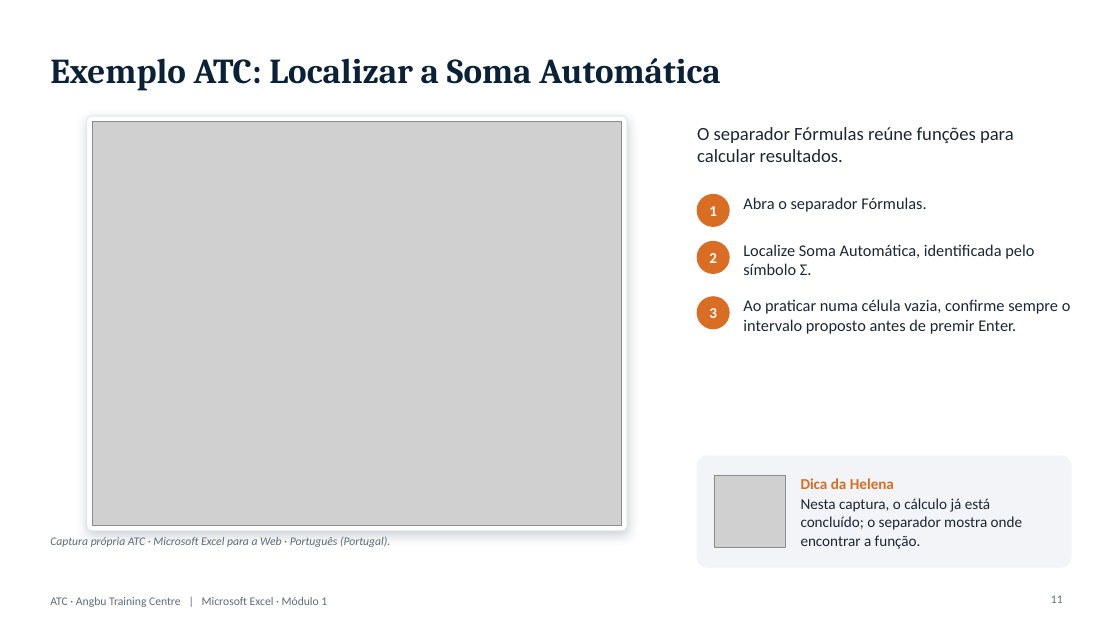
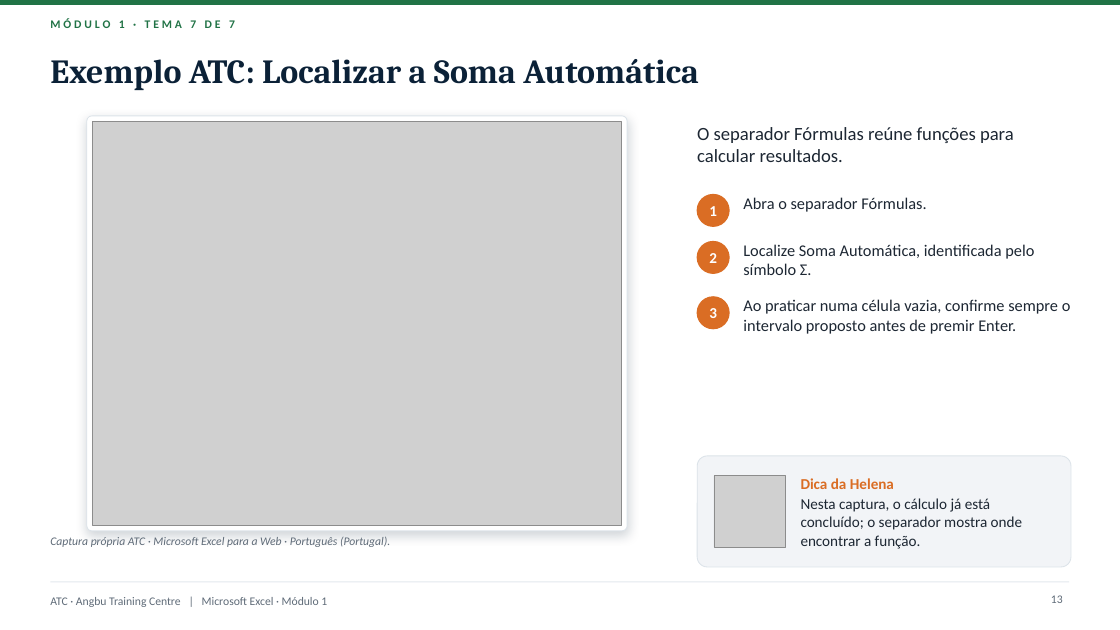
Before and after one commit to almeidaojose36/atc_lms, a slide deck: slide 13 of producao/apresentacoes/Excel_Modulo1.pptx (slide 11 before the commit). Drawn at 1120x630 pixels with LibreOffice and Linux fonts; fonts in the diff are those of the drawing; grey boxes stand for pictures; background and template pictures are left out. Boxes give left, top, right and bottom in pixels: in the first picture for what was removed or moved away, otherwise in the second. Text is boxed around its words. In the diff, an @@ line names an element or a change of style, - is before the commit and + after.

```diff
--- a/producao/apresentacoes/Excel_Modulo1.pptx
+++ b/producao/apresentacoes/Excel_Modulo1.pptx
@@ rectangle added at box(0, 0, 1120, 5), fill #217346 @@
@@ text added at box(50, 18, 235, 28), 10 pt, text #217346, bold @@
+MÓDULO 1 · TEMA 7 DE 7
@@ title "Exemplo ATC: Localizar a Soma ..." at box(50, 59, 698, 90): size 30 to 29 pt @@
@@ rounded rectangle at box(697, 456, 1071, 567): outline #F2F4F7 1 pt to #DCE3E9 0.75 pt @@
@@ rectangle added at box(50, 581, 1070, 582), fill #E3E8EE @@
```
Also in this commit, not shown: 14 other slides changed, 3 slides added, 22 other files.
